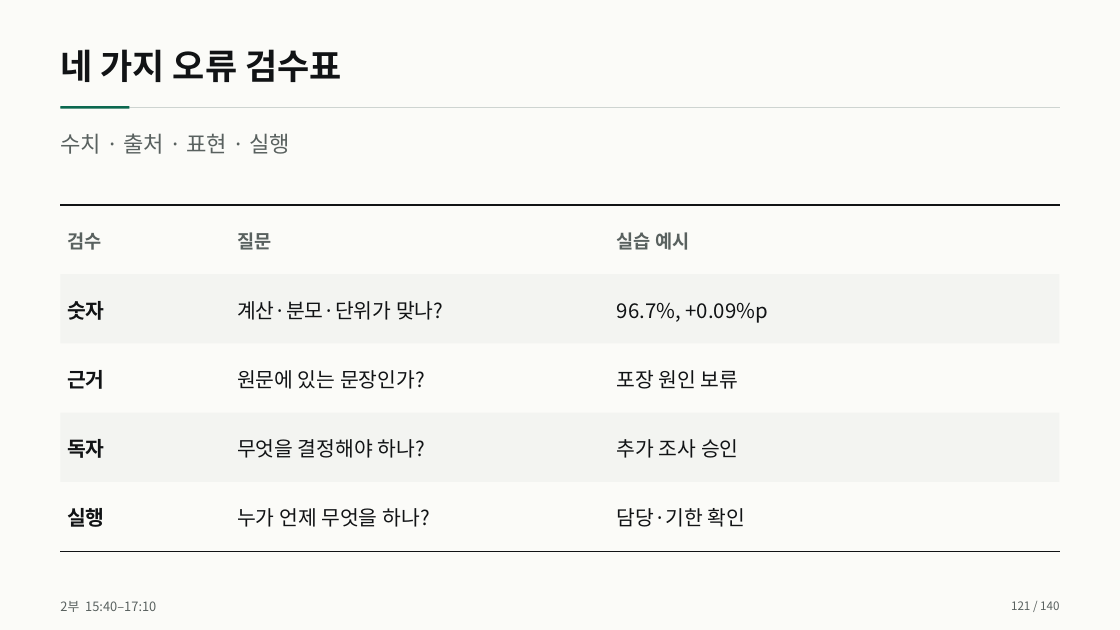
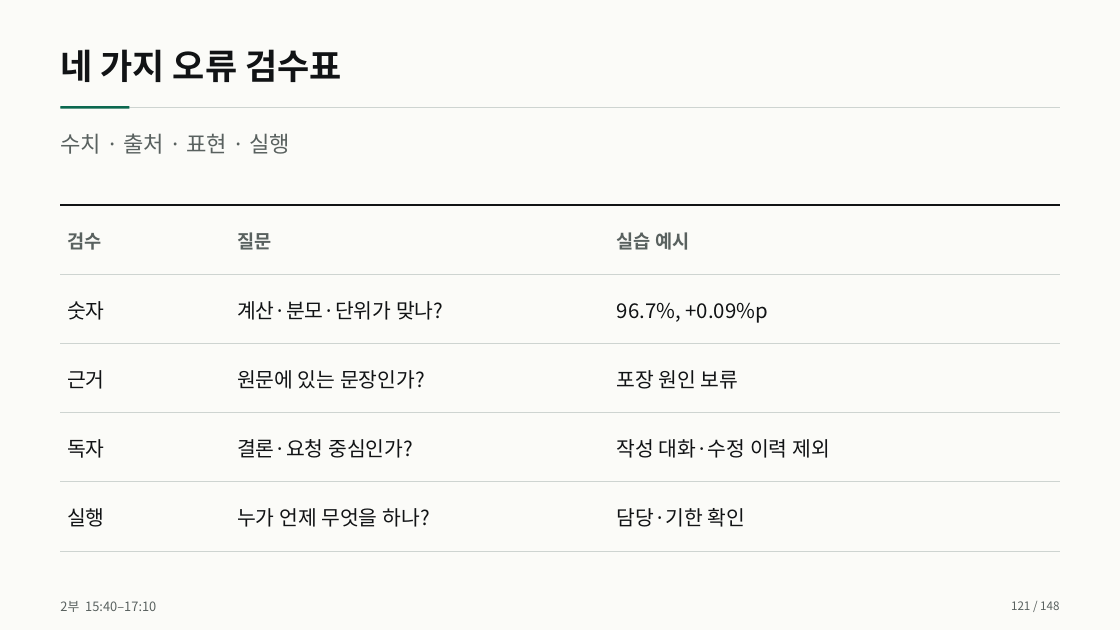
Before and after one commit to smilesjcha/how-to-work-better, a slide deck: slide 121 of lectures/20261007-daeryzen-ai-office/output/daeryzen-ai-office-20261007.pptx. Drawn at 1120x630 pixels with LibreOffice and Linux fonts; fonts in the diff are those of the drawing. Boxes give left, top, right and bottom in pixels: in the first picture for what was removed or moved away, otherwise in the second. Text is boxed around its words. In the diff, an @@ line names an element or a change of style, - is before the commit and + after.

Commit message:
build: 데어리젠 문서 예시 확장과 결과 중심 보고서 장표 개선

```diff
--- a/lectures/20261007-daeryzen-ai-office/output/daeryzen-ai-office-20261007.pptx
+++ b/lectures/20261007-daeryzen-ai-office/output/daeryzen-ai-office-20261007.pptx
@@ rectangle removed at (60,274,1060,343) @@
@@ line added from (60, 274) to (1060, 274), #CED4D1 0.8 pt @@
@@ line added from (60, 344) to (1060, 344), #CED4D1 0.8 pt @@
@@ rectangle removed at (60,413,1060,481) @@
@@ line added from (60, 413) to (1060, 413), #CED4D1 0.8 pt @@
@@ text at (237,439,413,458): text changed @@
-무엇을 결정해야 하나?
+결론·요청 중심인가?
@@ text at (617,439,830,458): text changed @@
-추가 조사 승인
+작성 대화·수정 이력 제외
@@ line added from (60, 482) to (1060, 482), #CED4D1 0.8 pt @@
@@ bold off in 4 elements at (67,301,105,320), (67,370,105,389), (67,439,105,458), (67,508,105,527) @@
@@ line (60, 551) - (1060, 551): stroke #111315 0.8 pt to #CED4D1 0.8 pt @@
```
Also in this commit, not shown: 135 other slides changed, 12 slides added, 4 slides removed, 33 other files.
